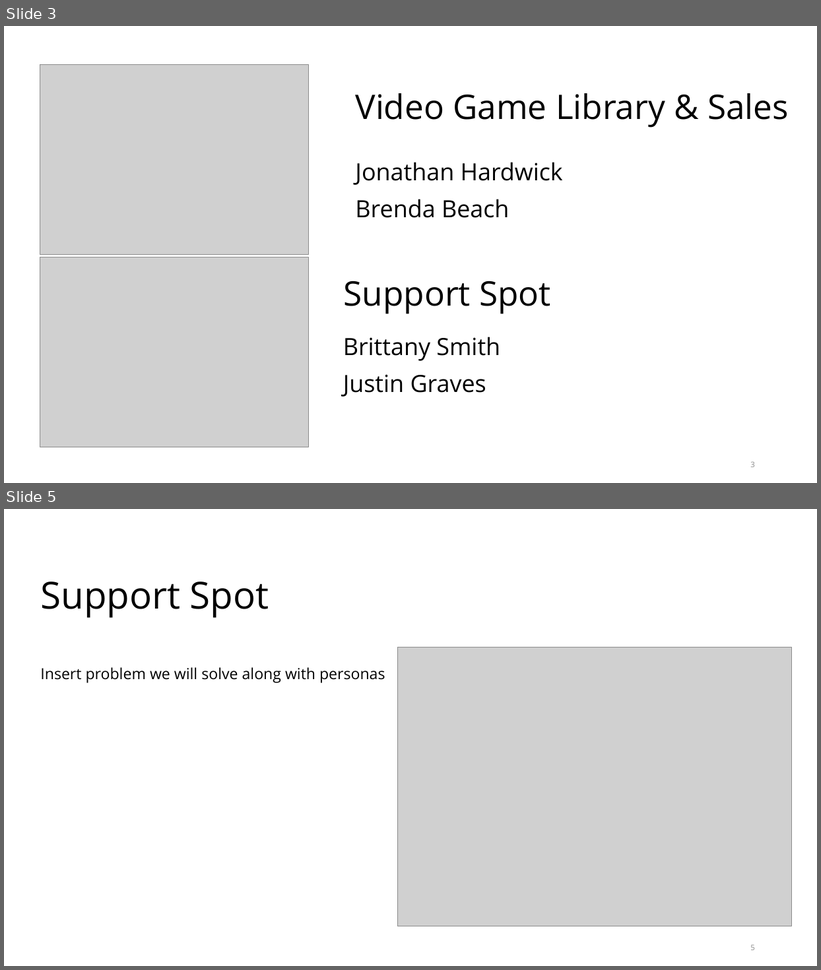
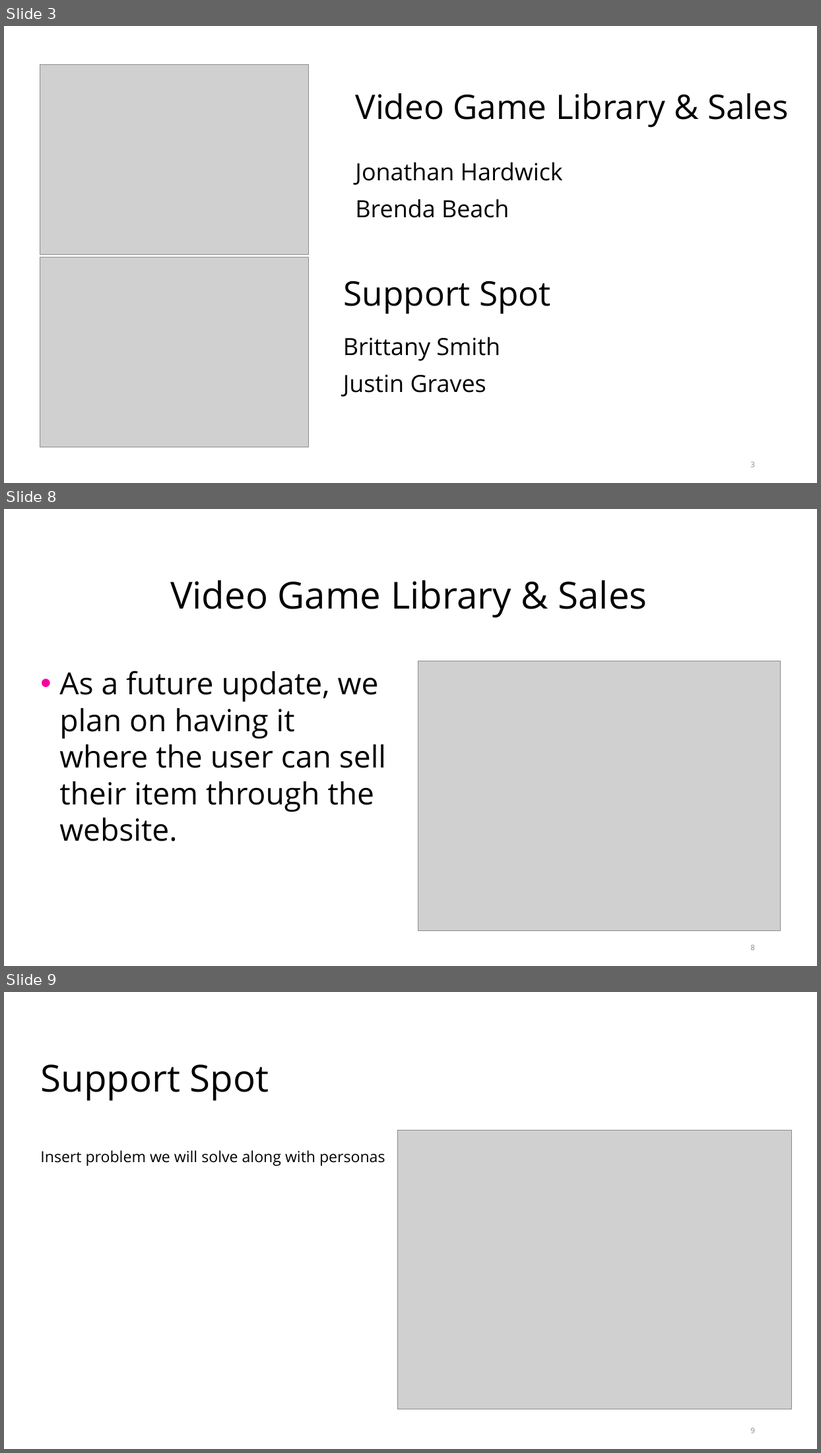
Before and after one commit to MrChiff/CSC289, a slide deck: LLAMA Inc.pptx. Shown one above the other, each under a label of ours: slides 3 and 5 before the commit, slides 3, 8 and 9 after it; the slides between them are not shown. The pictures are 821x970 and 821x1453 pixels, drawn with LibreOffice and Linux fonts; fonts in the diff are those of the drawing; grey boxes stand for pictures. Boxes give left, top, right and bottom in pixels: in the first picture for what was removed or moved away, otherwise in the second. Text is boxed around its words. In the diff, an @@ line names an element or a change of style, - is before the commit and + after.

Commit message:
Added slides for Video game library and sales portion of pitch

```diff
--- a/LLAMA Inc.pptx
+++ b/LLAMA Inc.pptx
@@ slide 8 added at [4, 509, 817, 966], background #FFFFFF; not listed: 2 template elements that a slide beside it also shows @@
@@ title added at [170, 580, 647, 618], 44 pt, text #000000 @@
+Video Game Library & Sales
@@ picture added at [418, 661, 781, 931] @@
@@ text added at [59, 671, 386, 842], 36 pt, text #000000 @@
+• As a future update, we plan on having it where the user can sell their item through the website.
@@ page number added at [750, 945, 755, 951], 9 pt, text #8C8C8C @@
+8
@@ what was slide 5 is now slide 9 @@
@@ page number at [750, 1428, 755, 1434]: text changed @@
-5
+9
```
Also in this commit, not shown: 1 slide changed, 3 other slides added, 7 slides removed.
